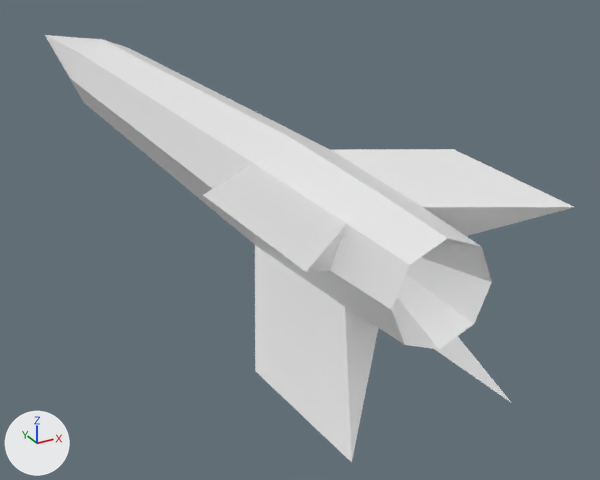
An edit to the OBJ model android/assets/projectiles/missile.obj, drawn before and after from the same camera.
Both versions are drawn from a 50 mm camera at (-6.6, -16.7, 5.2) aimed at (2.6, 0.0, -3.1). Every picture has the same lights, and +X, +Y and +Z are marked at lower left. Where no turn or scale is listed for an object, it has been applied to the vertices.

The first picture shows 'Missile_Cylinder'.
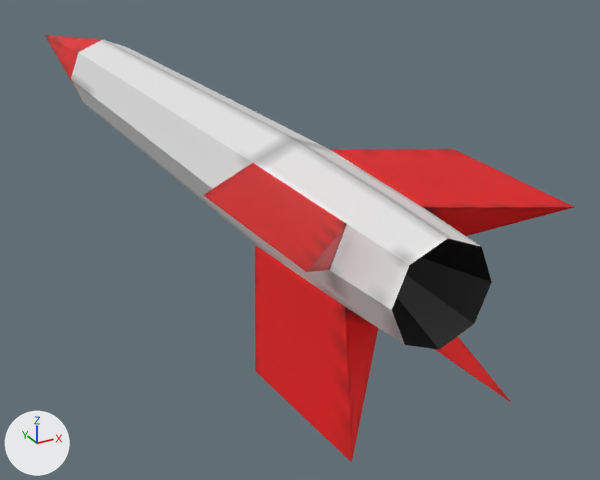
The newer file is also rescaled (x0.5) as a whole; pictures and numbers use the older file's frame.

Pixel boxes [x1, y1, x2, y2] of what changed, in the pictures (600 x 480 px):
'Missile_Cylinder', surface changed: [45, 35, 574, 462] in both

What the commit changed:
Picture 'missile.png' (img_missile_png) is new.
In material 'Material' (mat_material), base_color is no longer (0.8, 0.8, 0.8), white #e7e7e7.
In material 'Material' (mat_material), texture is now set to img_missile_png.
In material 'Material' (mat_material), roughness goes from 0.431 to 0.526.
